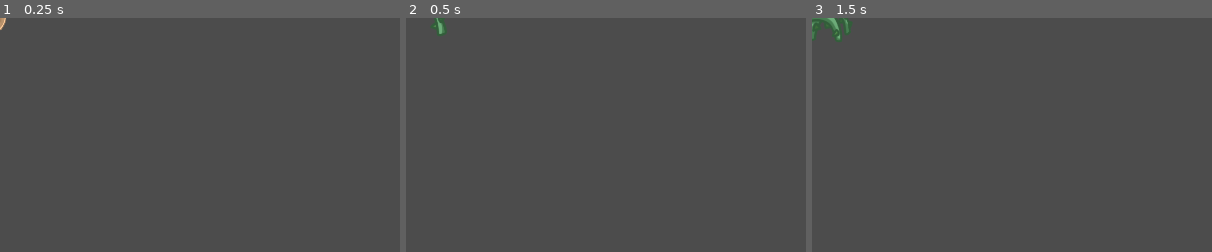
Above: before the commit, frames 1-3 (left to right).
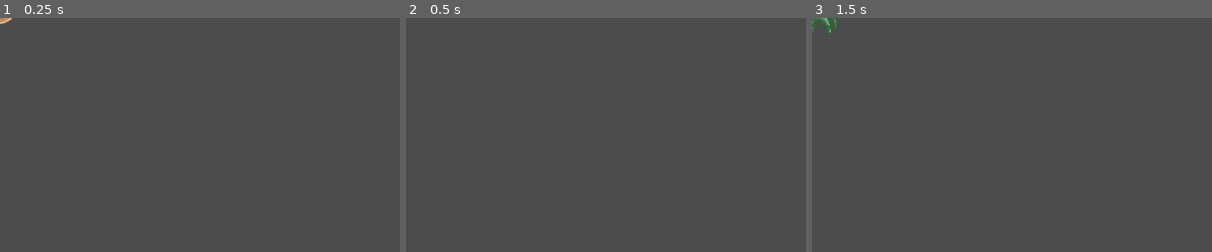
Above: after the commit, the same moments.

Repository: ArthurTui/aius
Game: Godot game, scene res://spells/nature/nature2.tscn
The game is run twice, just before and just after one commit, with the same random seed, the same clock (stepped at 60 frames per second) and the same inputs. This scene is started directly instead of the project's main scene.
Inputs (mouse positions are % of the whole screen's width and height, from its top left):
- Up to frame 1 (0.25 s): no input
- Up to frame 2 (0.5 s): no input
- Up to frame 3 (1.5 s): tap Enter (ui_accept) at 0.5, 0.77, 1.25 s; move the mouse to (72, 45) at 0.52 s; hold Right (ui_right) 0.53-1.28 s; move the mouse to (30, 55) at 1.27 s; hold Down (ui_down) from 1.28 s (still down)
The pictures show only the part of the screen within x 0-50%, y 0-50%; the shares and areas given below are measured in that part.

The runs differ from the first frame. In frame 1, less than 0.1% of the frame differs, in the area x 0-3%, y 0-6%; in frame 2, 0.2%; in frame 3, 0.4%, in the area x 0-10%, y 0-11%.

Commit message:
fix nature2 spell

Diff:
--- a/maguinhos/spells/nature/nature1.gd
+++ b/maguinhos/spells/nature/nature1.gd
@@ -11,7 +11,7 @@
 		leaf.set_rotation(rad2deg(angle))
 		$tween.interpolate_property(leaf, "position", Vector2(), Vector2(SHIELD_RADIUS, 0).rotated(angle),
 									.2, Tween.TRANS_LINEAR, Tween.EASE_IN)
-		angle += PI/2
+		angle -= PI/2
 	$tween.start()
 	$leaves.get_child(0).selected()
 
@@ -37,7 +37,7 @@
 
 
 func _process(delta):
-	if !weakref(caster).get_ref(): # caster was freed
+	if caster and !weakref(caster).get_ref(): # caster was freed
 		caster = null
 		die()
 		return
--- a/maguinhos/spells/nature/nature2.gd
+++ b/maguinhos/spells/nature/nature2.gd
@@ -3,65 +3,70 @@
 const SPEED = 6
 const DAMAGE = 15
 const KNOCKBACK = 5
-var element = 1 # Lightning = 0, Nature = 1, Fire = 2, Water = 3
-var level = 2
 
-var direction = Vector2( 0, 0 ) # direction that the seed flies to
-var parent
+const SEED_ROOT = .5
+const THORN_ROOT = 1.5
+const THORN_RADIUS = 30
+
+var direction = Vector2() # direction that the seed flies to
 var is_seed = true
 
-
-#func _ready():
-#	get_node( "SFX" ).play( "leaf" )
-
-
-func fire( direction, parent ):
+func fire(direction, caster):
 	self.direction = direction
-	self.parent = parent
-	set_rotation( direction.angle() - deg2rad(90) )
-	set_position( parent.position )
-	set_process( true )
+	self.caster = caster
+	rotation = direction.angle()
+	set_position(caster.position)
+	set_process(true)
 
 
 func _process(delta):
 	position += direction * SPEED
 
 
-func _on_Area2D_body_enter( body ):
-	if body != parent:
-		grow()
+func _on_Area2D_body_enter(body):
+	if body != caster:
 		$GrowTimer.stop()
-		if body.has_method( "take_damage" ):
-			# If the thorns are grown, play death animation
-			# when enemy enters them. Otherwise, the seed just
-			# disappears dealing damage
+		if body.has_method("take_damage"):
+			# If the thorns are grown, play death animation when enemy enters
+			# them. Otherwise, the seed just disappears dealing damage
 			if !is_seed:
 				body.take_damage(2 * DAMAGE, null)
-				body.root(1)
-				_on_LifeTimer_timeout()
+				body.root(THORN_ROOT)
+				die()
 			else:
-				var kb_direction = (body.position - position).normalized()
-				body.take_damage(DAMAGE, kb_direction, KNOCKBACK)
+#				var kb_direction = (body.position - position).normalized()
+				body.take_damage(DAMAGE, null)
+				body.root(SEED_ROOT)
 				die()
+		else:
+			grow()
 
 
 func _on_GrowTimer_timeout():
-	$LifeTimer.start()
-	is_seed = false
 	grow()
 
 
 # Projectile stops moving and expands
 func grow():
-	set_process( false )
-	$AnimationPlayer.play( "grow" )
-	$Area2D.set_scale(Vector2(2.5, 2.5))
+	if !is_seed:
+		return
+	set_process(false)
+	$LifeTimer.start()
+	is_seed = false
+	rotation = 0
+	$AnimatedSprite.play("grow")
+	$Projectile/CollisionShape2D.shape.radius = THORN_RADIUS
 
 
 func _on_LifeTimer_timeout():
-	$AnimationPlayer.play( "die" )
+	die()
 
 
 func die():
-	$Area2D.queue_free()
+	if !has_node("Projectile"):
+		return
+	$Projectile.queue_free()
+	if !is_seed:
+		$AnimatedSprite.play("die")
+		yield($AnimatedSprite, "animation_finished")
 	queue_free()
--- a/maguinhos/spells/nature/nature2.tscn
+++ b/maguinhos/spells/nature/nature2.tscn
@@ -1,21 +1,22 @@
-[gd_scene load_steps=11 format=2]
+[gd_scene load_steps=9 format=2]
 
 [ext_resource path="res://spells/nature/nature2.gd" type="Script" id=1]
 [ext_resource path="res://spells/nature/sprites/thorns1.png" type="Texture" id=2]
 [ext_resource path="res://spells/nature/sprites/thorns2.png" type="Texture" id=3]
 [ext_resource path="res://spells/nature/sprites/thorns3.png" type="Texture" id=4]
 [ext_resource path="res://spells/nature/sprites/seed.png" type="Texture" id=5]
+[ext_resource path="res://spells/base_projectile.gd" type="Script" id=6]
 
 [sub_resource type="SpriteFrames" id=1]
 
 animations = [ {
 "frames": [ null, ExtResource( 2 ), ExtResource( 3 ), ExtResource( 4 ) ],
-"loop": true,
+"loop": false,
 "name": "grow",
 "speed": 10.0
 }, {
 "frames": [ ExtResource( 4 ), ExtResource( 3 ), ExtResource( 2 ), null ],
-"loop": true,
+"loop": false,
 "name": "die",
 "speed": 10.0
 }, {
@@ -27,198 +28,12 @@
 
 [sub_resource type="CircleShape2D" id=2]
 
+resource_local_to_scene = true
 custom_solver_bias = 0.0
 radius = 15.0
+_sections_unfolded = [ "Resource" ]
 
-[sub_resource type="Animation" id=3]
-
-length = 0.3
-loop = false
-step = 0.1
-tracks/0/type = "value"
-tracks/0/path = NodePath("AnimatedSprite:frame")
-tracks/0/interp = 1
-tracks/0/loop_wrap = true
-tracks/0/imported = false
-tracks/0/enabled = true
-tracks/0/keys = {
-"times": PoolRealArray( 0, 0.1, 0.2, 0.3 ),
-"transitions": PoolRealArray( 1, 1, 1, 1 ),
-"update": 1,
-"values": [ 3, 2, 1, 0 ]
-}
-tracks/1/type = "value"
-tracks/1/path = NodePath("AnimatedSprite:animation")
-tracks/1/interp = 1
-tracks/1/loop_wrap = true
-tracks/1/imported = false
-tracks/1/enabled = true
-tracks/1/keys = {
-"times": PoolRealArray( 0 ),
-"transitions": PoolRealArray( 1 ),
-"update": 1,
-"values": [ "grow" ]
-}
-tracks/2/type = "value"
-tracks/2/path = NodePath("AnimatedSprite:scale")
-tracks/2/interp = 1
-tracks/2/loop_wrap = true
-tracks/2/imported = false
-tracks/2/enabled = true
-tracks/2/keys = {
-"times": PoolRealArray( 0 ),
-"transitions": PoolRealArray( 1 ),
-"update": 0,
-"values": [ Vector2( 0.6, 0.6 ) ]
-}
-tracks/3/type = "value"
-tracks/3/path = NodePath(".:rotation_degrees")
-tracks/3/interp = 1
-tracks/3/loop_wrap = true
-tracks/3/imported = false
-tracks/3/enabled = true
-tracks/3/keys = {
-"times": PoolRealArray( 0 ),
-"transitions": PoolRealArray( 1 ),
-"update": 0,
-"values": [ 0.0 ]
-}
-tracks/4/type = "method"
-tracks/4/path = NodePath(".")
-tracks/4/interp = 1
-tracks/4/loop_wrap = true
-tracks/4/imported = false
-tracks/4/enabled = true
-tracks/4/keys = {
-"times": PoolRealArray( 0.3 ),
-"transitions": PoolRealArray( 1 ),
-"values": [ {
-"args": [  ],
-"method": "die"
-} ]
-}
-
-[sub_resource type="Animation" id=4]
-
-length = 0.3
-loop = false
-step = 0.1
-tracks/0/type = "value"
-tracks/0/path = NodePath("AnimatedSprite:animation")
-tracks/0/interp = 1
-tracks/0/loop_wrap = true
-tracks/0/imported = false
-tracks/0/enabled = true
-tracks/0/keys = {
-"times": PoolRealArray( 0 ),
-"transitions": PoolRealArray( 1 ),
-"update": 1,
-"values": [ "grow" ]
-}
-tracks/1/type = "value"
-tracks/1/path = NodePath("AnimatedSprite:frame")
-tracks/1/interp = 1
-tracks/1/loop_wrap = true
-tracks/1/imported = false
-tracks/1/enabled = true
-tracks/1/keys = {
-"times": PoolRealArray( 0, 0.1, 0.2, 0.3 ),
-"transitions": PoolRealArray( 1, 1, 1, 1 ),
-"update": 1,
-"values": [ 0, 1, 2, 3 ]
-}
-tracks/2/type = "value"
-tracks/2/path = NodePath("Area2D/CollisionShape2D:shape")
-tracks/2/interp = 1
-tracks/2/loop_wrap = true
-tracks/2/imported = false
-tracks/2/enabled = true
-tracks/2/keys = {
-"times": PoolRealArray( 0 ),
-"transitions": PoolRealArray( 1 ),
-"update": 1,
-"values": [ SubResource( 2 ) ]
-}
-tracks/3/type = "value"
-tracks/3/path = NodePath("Area2D/CollisionShape2D:scale")
-tracks/3/interp = 1
-tracks/3/loop_wrap = true
-tracks/3/imported = false
-tracks/3/enabled = true
-tracks/3/keys = {
-"times": PoolRealArray( 0 ),
-"transitions": PoolRealArray( 1 ),
-"update": 0,
-"values": [ Vector2( 1.4, 1.4 ) ]
-}
-tracks/4/type = "value"
-tracks/4/path = NodePath("AnimatedSprite:scale")
-tracks/4/interp = 1
-tracks/4/loop_wrap = true
-tracks/4/imported = false
-tracks/4/enabled = true
-tracks/4/keys = {
-"times": PoolRealArray( 0 ),
-"transitions": PoolRealArray( 1 ),
-"update": 0,
-"values": [ Vector2( 0.6, 0.6 ) ]
-}
-tracks/5/type = "value"
-tracks/5/path = NodePath(".:rotation_degrees")
-tracks/5/interp = 1
-tracks/5/loop_wrap = true
-tracks/5/imported = false
-tracks/5/enabled = true
-tracks/5/keys = {
-"times": PoolRealArray( 0 ),
-"transitions": PoolRealArray( 1 ),
-"update": 0,
-"values": [ 0.0 ]
-}
-
-[sub_resource type="Animation" id=5]
-
-length = 0.01
-loop = false
-step = 0.1
-tracks/0/type = "value"
-tracks/0/path = NodePath("AnimatedSprite:frame")
-tracks/0/interp = 1
-tracks/0/loop_wrap = true
-tracks/0/imported = false
-tracks/0/enabled = true
-tracks/0/keys = {
-"times": PoolRealArray( 0 ),
-"transitions": PoolRealArray( 1 ),
-"update": 1,
-"values": [ 0 ]
-}
-tracks/1/type = "value"
-tracks/1/path = NodePath("AnimatedSprite:animation")
-tracks/1/interp = 1
-tracks/1/loop_wrap = true
-tracks/1/imported = false
-tracks/1/enabled = true
-tracks/1/keys = {
-"times": PoolRealArray( 0 ),
-"transitions": PoolRealArray( 1 ),
-"update": 1,
-"values": [ "seed" ]
-}
-tracks/2/type = "value"
-tracks/2/path = NodePath("AnimatedSprite:scale")
-tracks/2/interp = 1
-tracks/2/loop_wrap = true
-tracks/2/imported = false
-tracks/2/enabled = true
-tracks/2/keys = {
-"times": PoolRealArray( 0 ),
-"transitions": PoolRealArray( 1 ),
-"update": 0,
-"values": [ Vector2( 0.4, 0.4 ) ]
-}
-
-[node name="ConjureThorns" type="Node2D"]
+[node name="Nature2" type="Node2D" index="0"]
 
 script = ExtResource( 1 )
 _sections_unfolded = [ "Transform" ]
@@ -226,11 +41,12 @@
 
 [node name="AnimatedSprite" type="AnimatedSprite" parent="." index="0"]
 
-scale = Vector2( 0.6, 0.6 )
+scale = Vector2( 0.4, 0.4 )
 frames = SubResource( 1 )
-animation = "grow"
+animation = "seed"
+_sections_unfolded = [ "Transform" ]
 
-[node name="Area2D" type="Area2D" parent="." index="1"]
+[node name="Projectile" type="Area2D" parent="." index="1"]
 
 input_pickable = true
 gravity_vec = Vector2( 0, 1 )
@@ -239,49 +55,32 @@
 angular_damp = 1.0
 audio_bus_override = false
 audio_bus_name = "Master"
+script = ExtResource( 6 )
+element = 3
+level = 2
 
-[node name="CollisionShape2D" type="CollisionShape2D" parent="Area2D" index="0"]
+[node name="CollisionShape2D" type="CollisionShape2D" parent="Projectile" index="0"]
 
-scale = Vector2( 1.4, 1.4 )
 shape = SubResource( 2 )
+_sections_unfolded = [ "Transform" ]
 
-[node name="AnimationPlayer" type="AnimationPlayer" parent="." index="2"]
-
-root_node = NodePath("..")
-autoplay = "seed"
-playback_process_mode = 1
-playback_default_blend_time = 0.0
-playback_speed = 1.0
-anims/die = SubResource( 3 )
-anims/grow = SubResource( 4 )
-anims/seed = SubResource( 5 )
-blend_times = [  ]
-
-[node name="LifeTimer" type="Timer" parent="." index="3"]
+[node name="LifeTimer" type="Timer" parent="." index="2"]
 
 process_mode = 1
 wait_time = 5.0
 one_shot = true
 autostart = false
 
-[node name="GrowTimer" type="Timer" parent="." index="4"]
+[node name="GrowTimer" type="Timer" parent="." index="3"]
 
 process_mode = 1
-wait_time = 0.3
+wait_time = 0.4
 one_shot = true
 autostart = true
 
-[node name="SFX" type="AudioStreamPlayer2D" parent="." index="5"]
+[connection signal="area_entered" from="Projectile" to="Projectile" method="_on_projectile_area_entered"]
 
-stream = null
-volume_db = 0.0
-autoplay = false
-max_distance = 2000.0
-attenuation = 1.0
-bus = "Master"
-area_mask = 1
-
-[connection signal="body_entered" from="Area2D" to="." method="_on_Area2D_body_enter"]
+[connection signal="body_entered" from="Projectile" to="." method="_on_Area2D_body_enter"]
 
 [connection signal="timeout" from="LifeTimer" to="." method="_on_LifeTimer_timeout"]
 
Binary file changed: maguinhos/spells/nature/sprites/seed.png
Not shown, changed: maguinhos/spells/nature/sprites/seed.png.import
